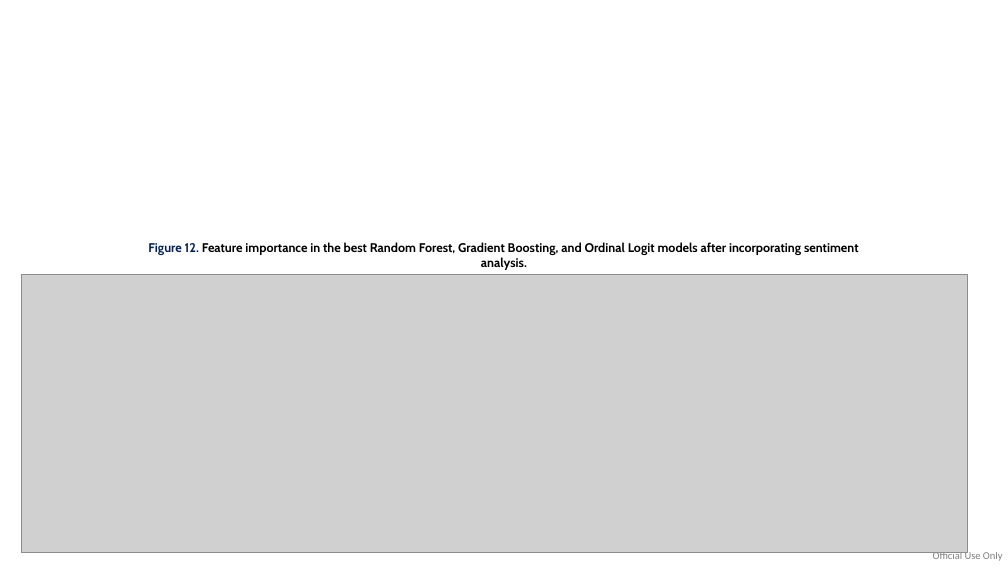
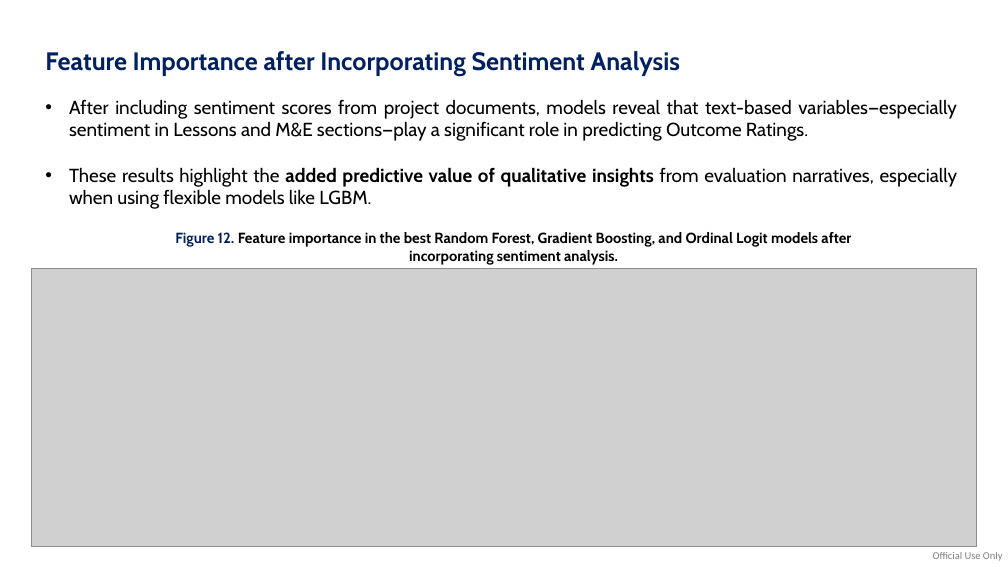
Before and after one commit to diegopaal/IEG-Interview, a slide deck: slide 13 of 3_Outputs/Diego Parra - IEG Interview.pptx (slide 10 before the commit). Drawn at 1008x567 pixels with LibreOffice and Linux fonts; fonts in the diff are those of the drawing; grey boxes stand for pictures. Boxes give left, top, right and bottom in pixels: in the first picture for what was removed or moved away, otherwise in the second. Text is boxed around its words. In the diff, an @@ line names an element or a change of style, - is before the commit and + after.

```diff
--- a/3_Outputs/Diego Parra - IEG Interview.pptx
+++ b/3_Outputs/Diego Parra - IEG Interview.pptx
@@ text added at [45, 51, 681, 76], 24 pt, text #002060, bold @@
+Feature Importance after Incorporating Sentiment Analysis
@@ text added at [69, 99, 958, 209], 18 pt, text #000000 @@
+• After including sentiment scores from project documents, models reveal that text-based variables—especially sentiment in Lessons and M&E sections—play a significant role in predicting Outcome Ratings.
+• These results highlight the added predictive value of qualitative insights from evaluation narratives, especially when using flexible models like LGBM.
@@ text "Figure 12. Feature importance in ...": place and size @@
-text "Figure 12. Feature importance in ..." at [148, 242, 859, 270]
+text "Figure 12. Feature importance in ..." at [175, 232, 851, 265]
@@ text "Figure 12. Feature importance in ..." at [175, 232, 851, 265]: size 12 to 14 pt @@
@@ picture: place and size @@
-picture at [22, 274, 967, 552]
+picture at [31, 268, 976, 546]
```
Also in this commit, not shown: 11 other slides changed, 3 slides added.
